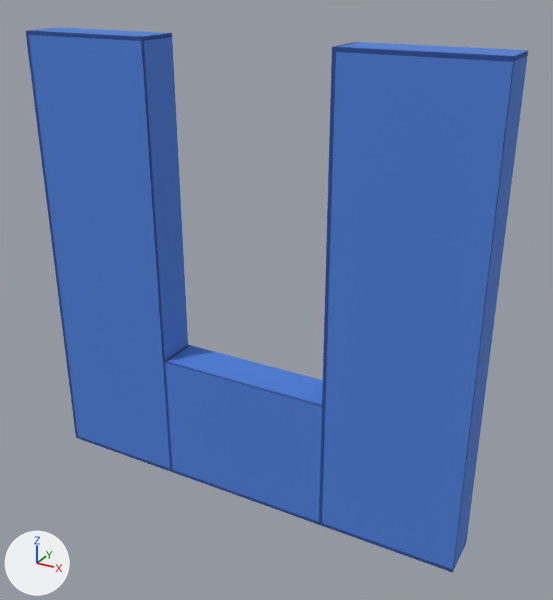
A saved change to the glTF model godot/scenes/tiles/window.glb.
Rendered twice from a 50 mm camera at (1.53, -1.65, 2.26) aimed at (0.11, 0.94, 0.96). The lights are fixed; the arrows at lower left show +X, +Y and +Z. The older version comes first. Vertices at exactly the same position are counted once.

In view in the first picture: 'window-col'.
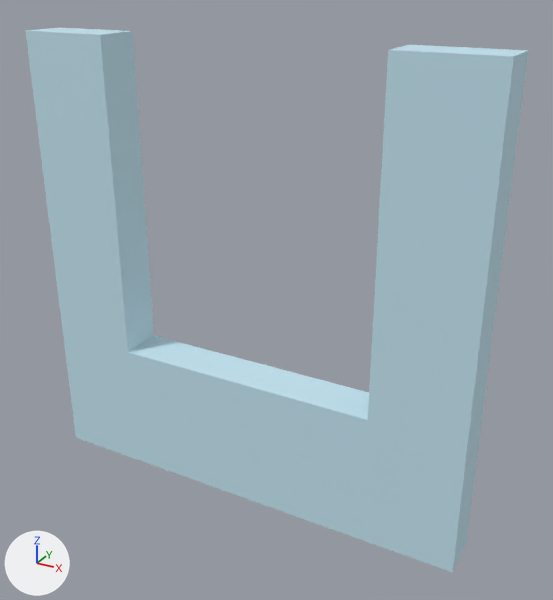
The change, as a list of edits to the scene's bpy script:
```text
Change mat_kenney_window:
    remove mat_kenney_window.texture = img_texture_01_door
    add mat_kenney_window.base_color = (0.55, 0.78, 0.88)  # cyan #c4e5f1
Change me_left_pillar_001:
    where me_left_pillar_001.from_pydata(...)  # 20 vertices, 36 faces; spans x -1.0..1.0, y 0.8..1.0, z 0.0..2.0
    used by ob_window_col; location = (0.0, 0.0, 0.0)
    me_left_pillar_001 part 1: all 12 vertices in x -0.4..0.4, y 0.8..1.0, z 0.0..2.0 are scaled about their middle by (1.5, 1, 1)
```

Location of each change, (x1, y1, x2, y2) in pixels of the pictures (553 x 600 px):
'window-col', surface changed, reshaped (blue to cyan): (26, 27, 528, 572) in both
